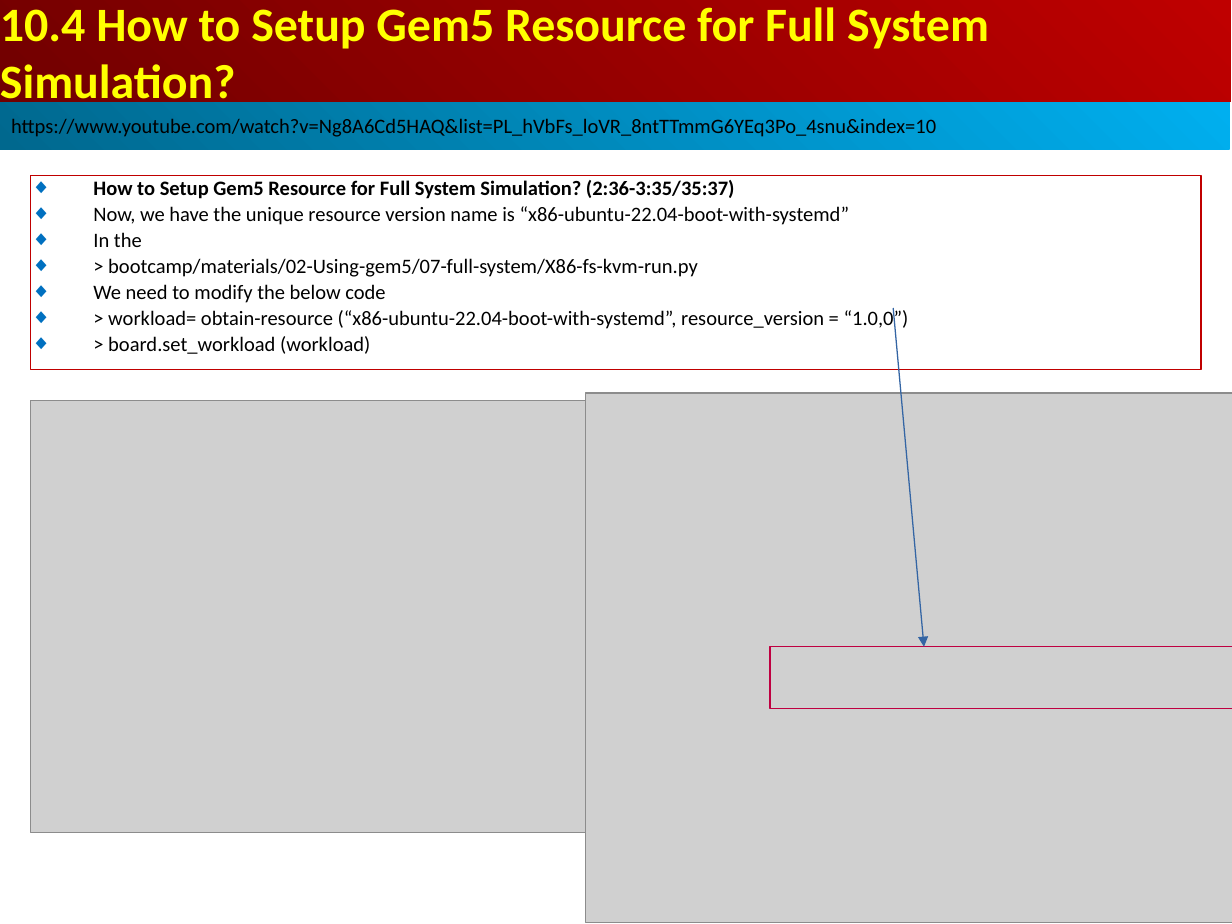
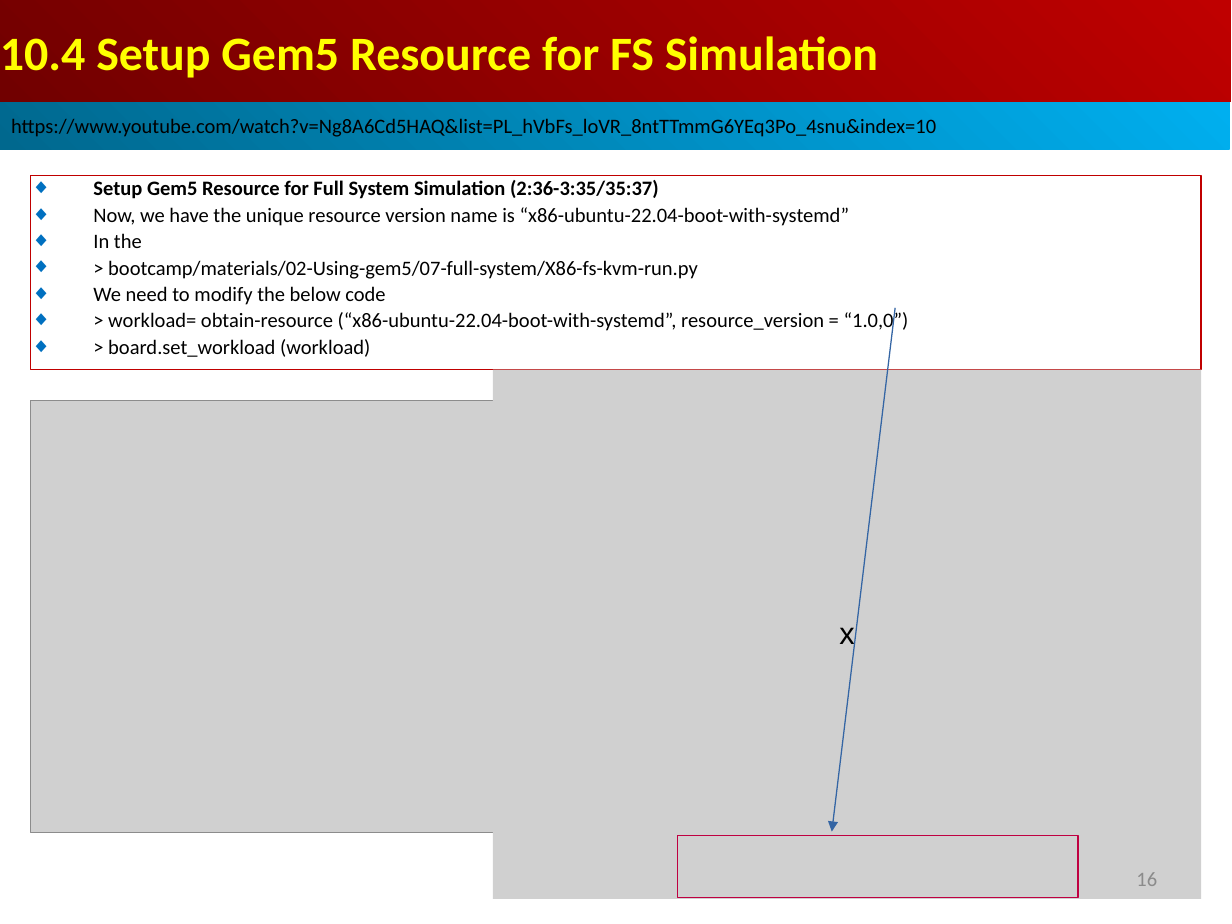
Before and after one commit to peterhchen/AIU_CS850_Gem5_McPAT, a slide deck: slide 16 of 050_Gem5/010.FullSys/000_Video/010.FullSystem.ppt. Drawn at 1232x924 pixels with LibreOffice and Linux fonts; fonts in the diff are those of the drawing; grey boxes stand for pictures. Boxes give left, top, right and bottom in pixels: in the first picture for what was removed or moved away, otherwise in the second. Text is boxed around its words. In the diff, an @@ line names an element or a change of style, - is before the commit and + after.

```diff
--- a/050_Gem5/010.FullSys/000_Video/010.FullSystem.ppt
+++ b/050_Gem5/010.FullSys/000_Video/010.FullSystem.ppt
@@ text in rectangle at [0,36,878,78]: text changed @@
-10.4 How to Setup Gem5 Resource for Full System Simulation?
+10.4 Setup Gem5 Resource for FS Simulation
@@ text in rectangle at [93,180,659,199]: text changed @@
-◆ How to Setup Gem5 Resource for Full System Simulation? (2:36-3:35/35:37)
+◆ Setup Gem5 Resource for Full System Simulation (2:36-3:35/35:37)
@@ arrow moved from (893, 308) - (924, 647) to (896, 308) - (832, 832) @@
@@ picture "x": place and size @@
-picture "x" at [585,393,1232,923]
+picture "x" at [493,370,1201,899]
@@ text in picture at [839,627,854,650]: text added @@
+x
@@ rectangle removed at [770,647,1232,708] @@
@@ rectangle added at [678,835,1078,897], outline #BF0041 0.74 pt @@
@@ page number added at [1136,872,1157,886], 12 pt, text #8B8B8B @@
+16
```
Also in this commit, not shown: 6 other slides changed, 1 slide added.
